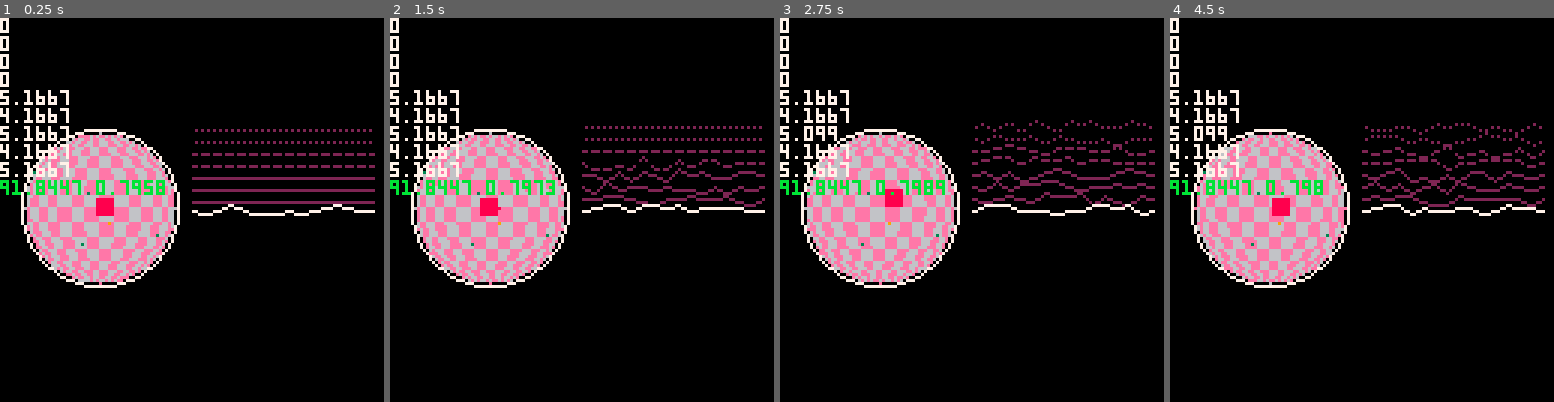
Above: before the commit, frames 1-4 (left to right).
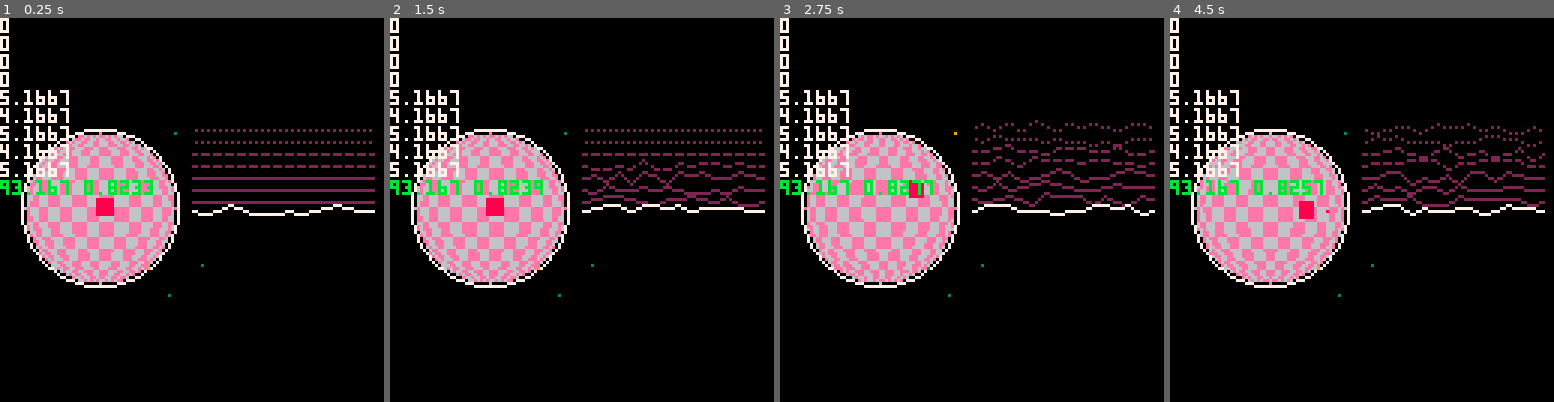
Above: after the commit, the same moments.

Repository: GerodruS/scanner8
Game: PICO-8 cartridge game.p8
Two runs of this game, one before a commit and one after it. Both use one fixed random seed, a clock stepped at 60 frames per second and the inputs below.
Inputs:
- Up to frame 1 (0.25 s): no input
- Up to frame 2 (1.5 s): tap X (X key) at 0.33, 1.07 s
- Up to frame 3 (2.75 s): hold Right 1.6-2.1 s; tap X (X key) at 1.85 s; hold Up 2.15-2.42 s; hold Right from 2.47 s (still down)
- Up to frame 4 (4.5 s): tap X (X key) at 2.97, 4.08 s; release Right at 3.03 s; hold Left 3.08-3.58 s; hold Down 3.63-3.97 s; hold Right from 4.02 s (still down)

The runs differ from the first frame. In frame 1, 1.4% of the frame differs, in the area x 3-54%, y 29-73%; in frame 2, 6.9%; in frame 3, 7.9%; in frame 4, 9.1%, in the area x 3-98%, y 27-73%.

Commit message:
Started to rotate planet

Diff:
--- a/game.p8
+++ b/game.p8
@@ -5,12 +5,14 @@
 function _init()
  planet_center={63.5-30,63.5}
  planet_radius=25
- scanner_pos=vcpy(planet_center)
+ scanner_pos_offset=vcpy(planet_center)
+ scanner_pos=vcpy(scanner_pos_offset)
  signal=init_signal()
-
- sources=generate_sources()
+ planet_offset=0
+
  planet=generate_planet_view(planet_center,planet_radius)
  surface=init_planet_surface()
+ sources=generate_sources(surface.pos[1],surface.pos[2],surface.size[1],surface.size[2])
 end
 
 function _update60()
@@ -31,15 +33,12 @@
 
  if move then
   vnorm(d)
-  vscale(d,0.1)
+  vscale(d,0.3)
   vadd(scanner_pos,d)
-  local r=vdist(scanner_pos,planet_center)
-  if planet_radius<r then
-   vsub(scanner_pos,planet_center)
-   vnorm(scanner_pos)
-   vscale(scanner_pos,planet_radius)
-   vadd(scanner_pos,planet_center)
-  end
+  if (surface.size[1]<=scanner_pos[1]) planet_offset-=surface.size[1]
+  if (scanner_pos[1]<0) planet_offset+=surface.size[1]
+  scanner_pos[1]=scanner_pos[1]%surface.size[1]
+  scanner_pos[2]=clamp(scanner_pos[2],32+8,63+32-8)
  end
 
  if btnp(❎) then
@@ -47,6 +46,11 @@
   vflr(sp)
   sources.collect(sp)
  end
+
+ local border=10
+ local d=scanner_pos[1]-scanner_pos_offset[1]-planet_offset
+ if (d<-border) planet_offset-=1
+ if (border<d) planet_offset+=1
 end
 
 function _draw()
@@ -57,7 +61,7 @@
 
  surface.draw(sp)
 -- if (true) return
- planet.draw(surface.get_pixel)
+ planet.draw(planet_offset,surface.get_pixel)
 -- if (true) color(11) print(stat(0)..' '..stat(1)) return
 
 -- pset(planet_center[1],planet_center[2],7)
@@ -75,7 +79,11 @@
  color(11) print(stat(0)..' '..stat(1))
 end
 -->8
---vector math
+--math
+function clamp(v,v_min,v_max)
+ return min(max(v,v_min),v_max)
+end
+
 function vnorm(v)
  local l=sqrt(v[1]^2+v[2]^2)
  v[1]/=l
@@ -116,22 +124,13 @@
 end
 -->8
 --sources
-function generate_sources()
+function generate_sources(x,y,w,h)
  local sources={}
- local r=planet_radius
- local d=r*2
  local min_r=planet_radius/6
  local max_r=planet_radius/4
  srand(0)
  for i=1,5 do
-  local p={rnd(d)-r,rnd(d)-r}
-  vflr(p)
-  local dist=vdist(p,{0,0})
-  if r<dist then
-   vnorm(p)
-   vscale(p,planet_radius)
-  end
-  vadd(p,planet_center)
+  local p={rnd(w)+x,rnd(h)+y}
   vflr(p)
   p.radius=min_r+flr(rnd(max_r-min_r))
   p.stype=1+flr(rnd(4))
@@ -281,9 +280,7 @@
 --  end
 -- end
 
- local function draw_planet(get_pixel)
-  local offset=time()*1
-
+ local function draw_planet(offset,get_pixel)
   local i=1
   local n=#planet_pixels
   while i<n do
@@ -291,9 +288,10 @@
    local y=planet_pixels[i] i+=1
    local m=planet_pixels[i] i+=1
    for yy=y,y+m-1 do
-    local u=planet_pixels[i]+offset i+=1
+    local u=planet_pixels[i] i+=1
     local v=planet_pixels[i] i+=1
-    local clr=get_pixel(flr(u),v)
+    u=flr(u+offset)%128
+    local clr=get_pixel(u,v)
     pset(x,yy,clr)
    end
   end
